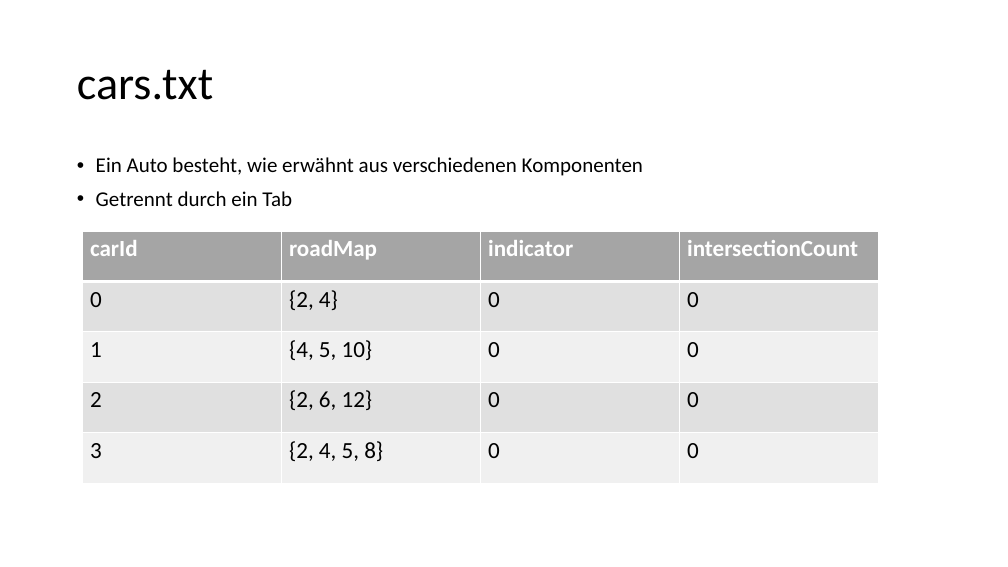
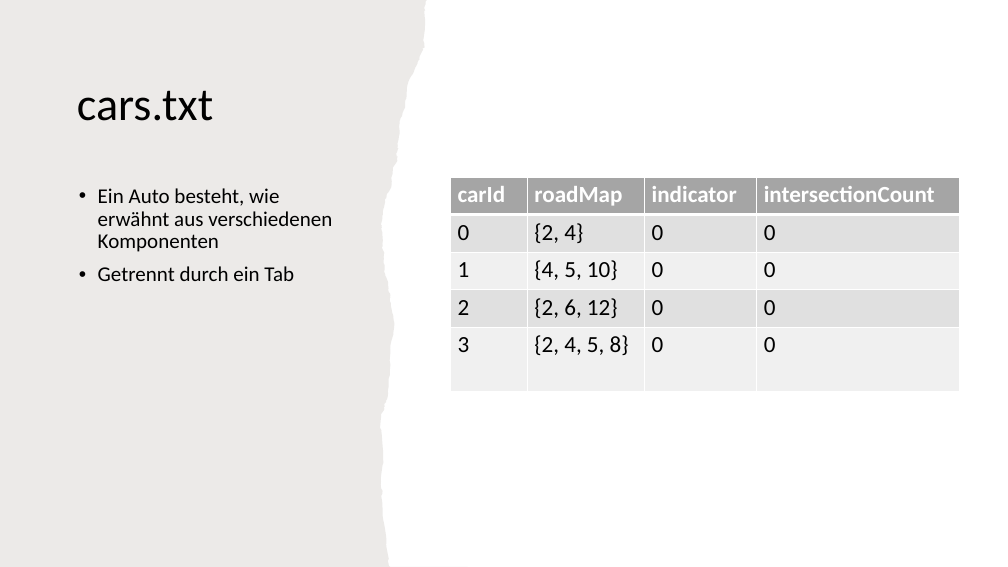
Before and after one commit to code-drey/car_simulation, a slide deck: slide 7 of Presentation/Traffic-flow-modeling-and-analysis.pptx (slide 4 before the commit). Drawn at 1008x567 pixels with LibreOffice and Linux fonts; fonts in the diff are those of the drawing. Boxes give left, top, right and bottom in pixels: in the first picture for what was removed or moved away, otherwise in the second. Text is boxed around its words. In the diff, an @@ line names an element or a change of style, - is before the commit and + after.

```diff
--- a/Presentation/Traffic-flow-modeling-and-analysis.pptx
+++ b/Presentation/Traffic-flow-modeling-and-analysis.pptx
@@ freeform shape added at (0, 0, 467, 567), fill #82766A at 15% opacity @@
@@ title "cars.txt": place and size @@
-title "cars.txt" at (77, 69, 213, 100)
+title "cars.txt" at (77, 90, 213, 121)
@@ table: place and size @@
-table at (82, 231, 878, 483)
+table at (451, 177, 960, 392)
@@ text "Ein Auto besteht, wie erwähnt ..." rewrapped from (96, 157, 643, 206) to (98, 188, 332, 281) @@
```
Also in this commit, not shown: 1 other slide changed, 3 slides added, 2 other files.
